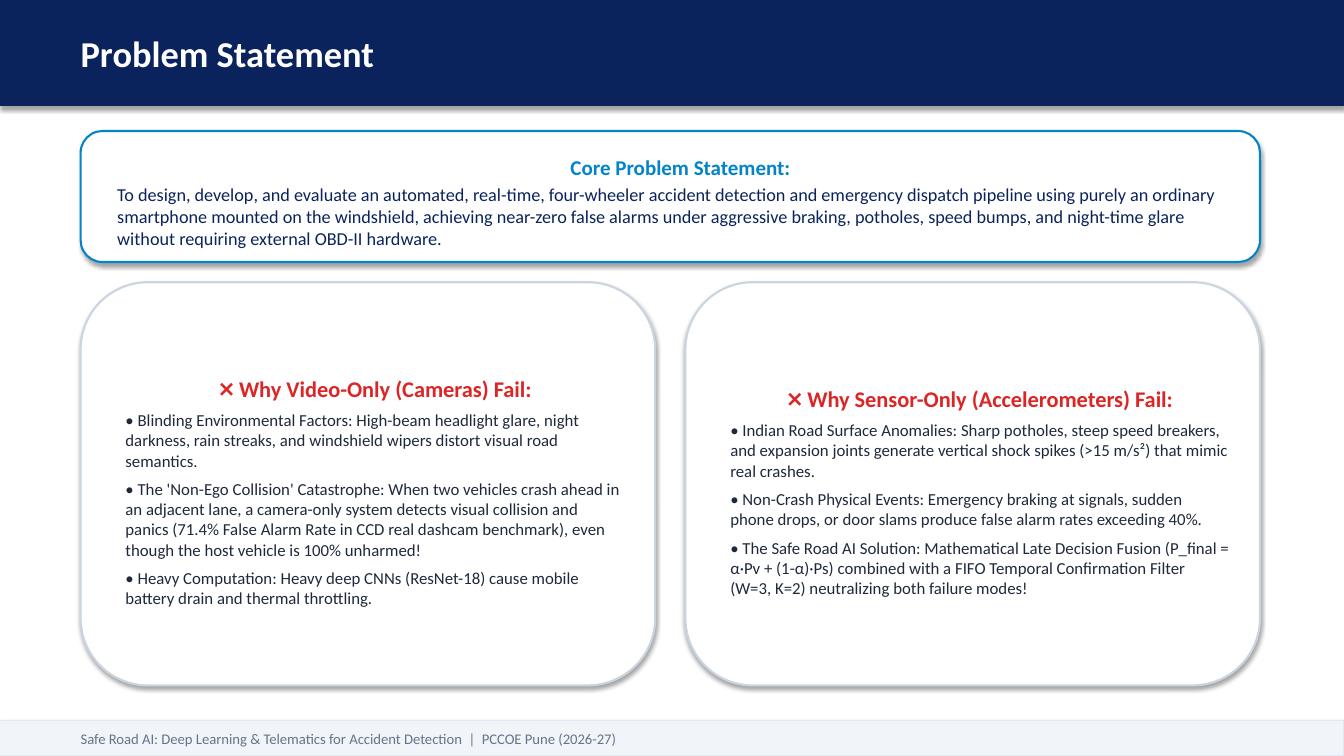
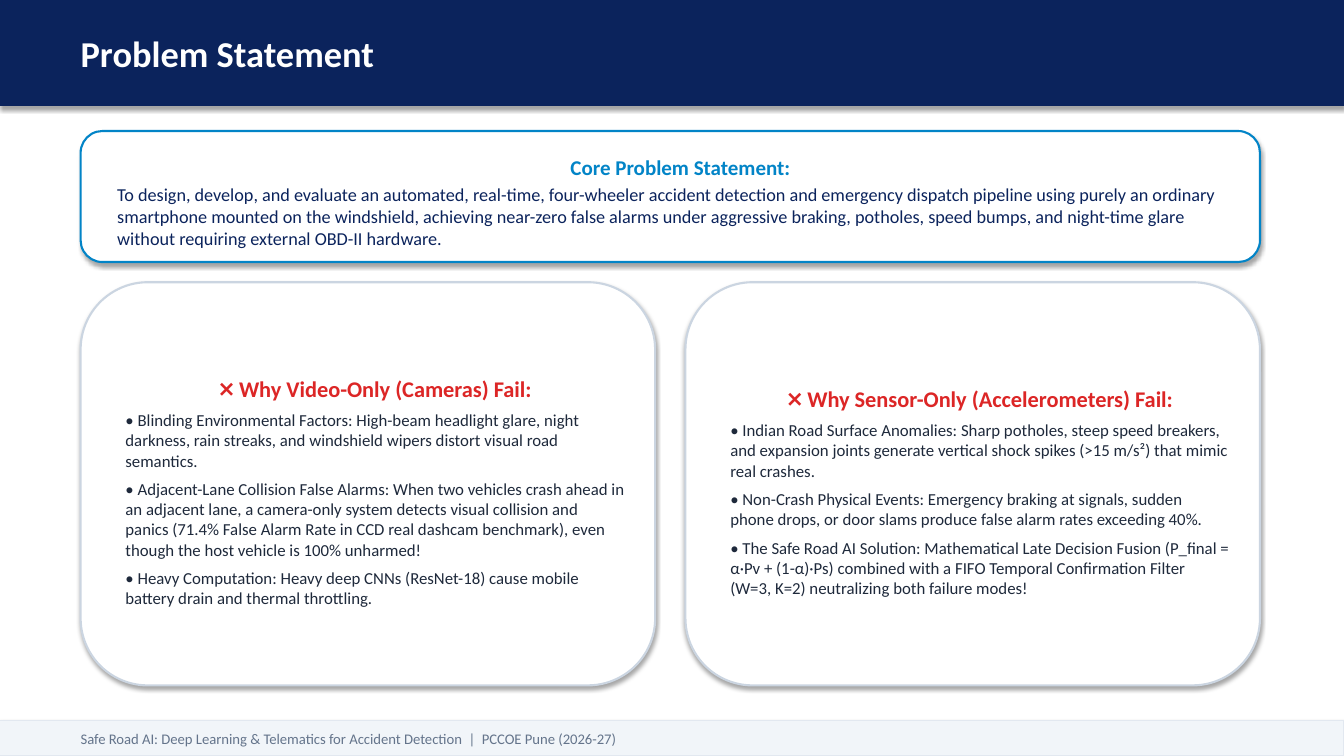
Before and after one commit to mrinmayee005/safe-road-ai, a slide deck: slide 4 of Safe_Road_AI_Review1_Presentation.pptx. Drawn at 1344x756 pixels with LibreOffice and Linux fonts; fonts in the diff are those of the drawing. Boxes give left, top, right and bottom in pixels: in the first picture for what was removed or moved away, otherwise in the second. Text is boxed around its words. In the diff, an @@ line names an element or a change of style, - is before the commit and + after.

```diff
--- a/Safe_Road_AI_Review1_Presentation.pptx
+++ b/Safe_Road_AI_Review1_Presentation.pptx
@@ text in rounded rectangle at [125, 483, 624, 559]: text changed @@
-• The 'Non-Ego Collision' Catastrophe: When two vehicles crash ahead in an adjacent lane, a camera-only system detects visual collision and panics (71.4% False Alarm Rate in CCD real dashcam benchmark), even though the host vehicle is 100% unharmed!
+• Adjacent-Lane Collision False Alarms: When two vehicles crash ahead in an adjacent lane, a camera-only system detects visual collision and panics (71.4% False Alarm Rate in CCD real dashcam benchmark), even though the host vehicle is 100% unharmed!
```
Also in this commit, not shown: 5 other slides changed, 6 other files.
